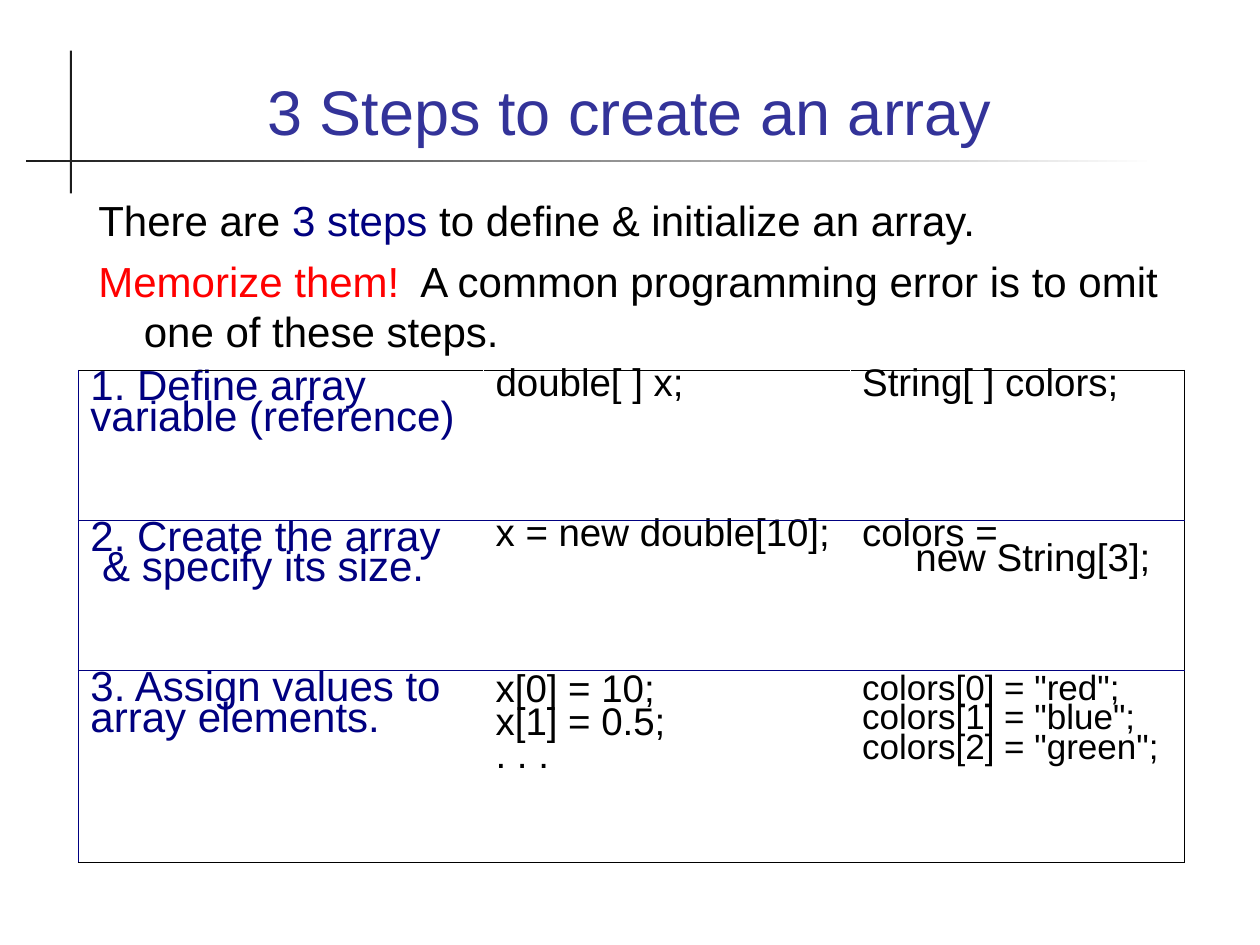
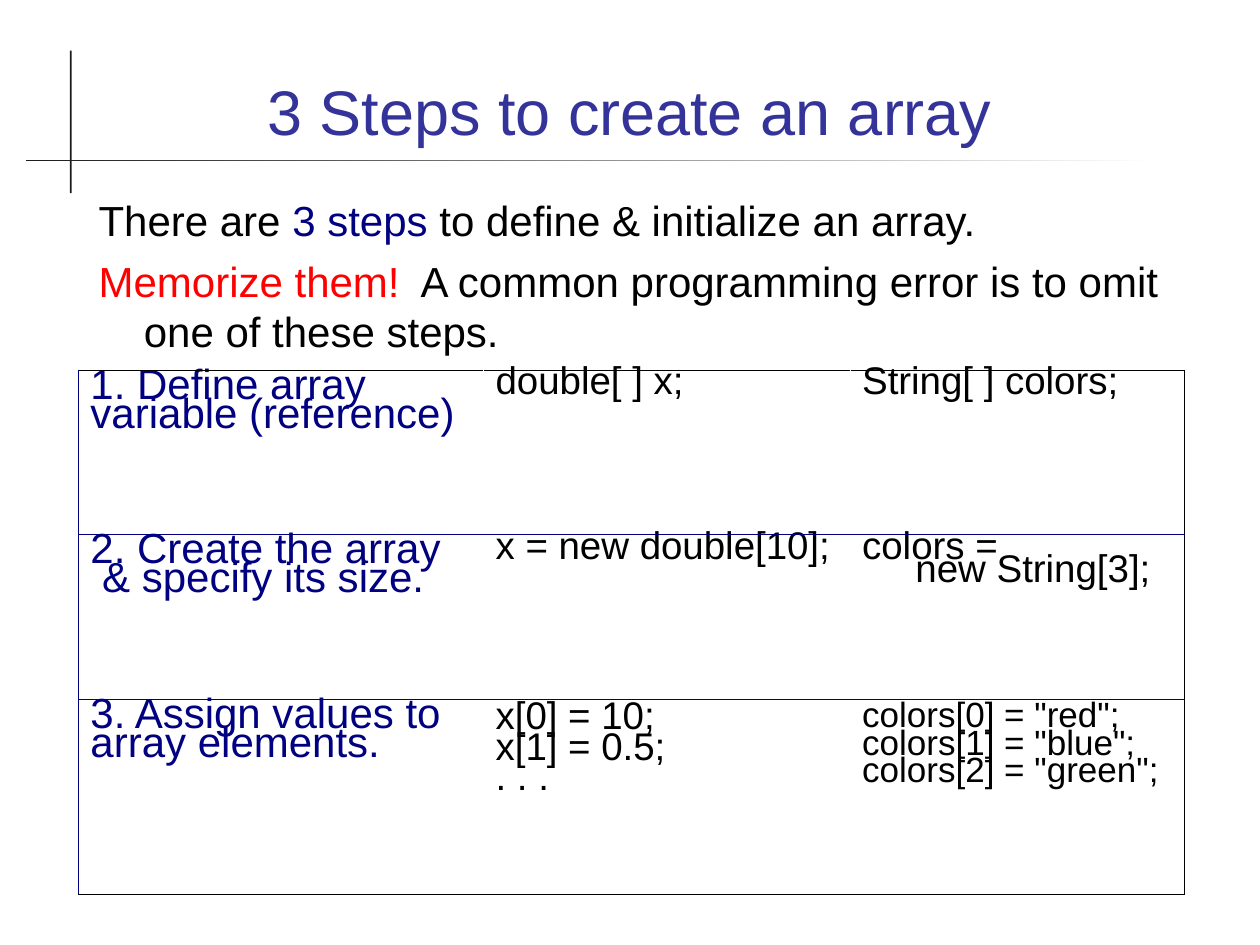
Before and after one commit to cpske/programming1, a slide deck: slide 6 of java-basics/17-Arrays.ppt. Drawn at 1260x945 pixels with LibreOffice and Linux fonts; fonts in the diff are those of the drawing. Boxes give left, top, right and bottom in pixels: in the first picture for what was removed or moved away, otherwise in the second. Text is boxed around its words. In the diff, an @@ line names an element or a change of style, - is before the commit and + after.

```diff
--- a/java-basics/17-Arrays.ppt
+++ b/java-basics/17-Arrays.ppt
@@ table at [78, 370, 1186, 895] @@
@@ line spacing 0.66 to 0.62 @@
@@ line spacing 0.58 to 0.54 @@
@@ line spacing 0.76 to 0.71 @@
```
Also in this commit, not shown: 5 other slides changed, 2 other files.
